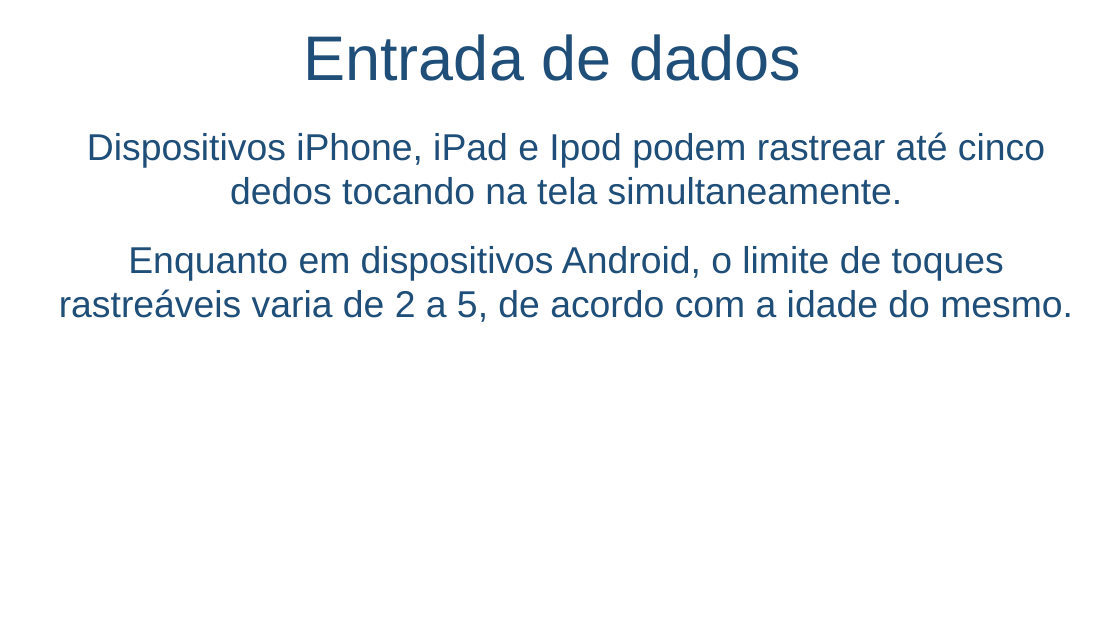
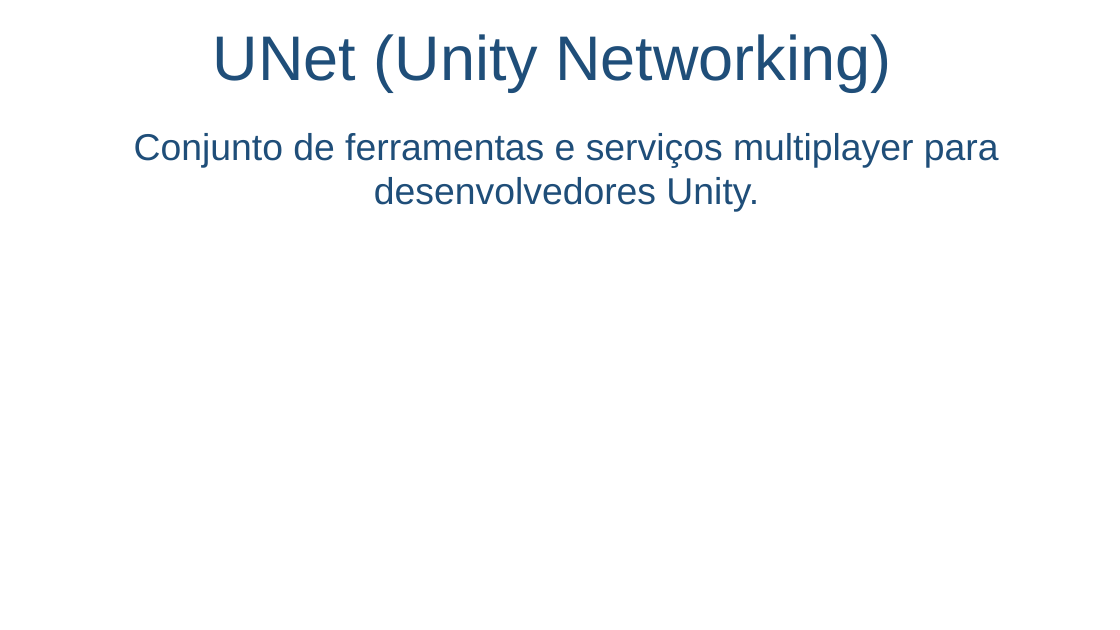
Before and after one commit to salmo-jr/public-slides, a slide deck: slide 2 of unity-multiplayer.pptx. Drawn at 1120x630 pixels with LibreOffice and Linux fonts; fonts in the diff are those of the drawing; background and template pictures are left out. Boxes give left, top, right and bottom in pixels: in the first picture for what was removed or moved away, otherwise in the second. Text is boxed around its words. In the diff, an @@ line names an element or a change of style, - is before the commit and + after.

```diff
--- a/unity-multiplayer.pptx
+++ b/unity-multiplayer.pptx
@@ title at [213, 34, 891, 91]: text changed @@
-Entrada de dados
+UNet (Unity Networking)
@@ text at [134, 133, 999, 212]: text changed @@
-Dispositivos iPhone, iPad e Ipod podem rastrear até cinco dedos tocando na tela simultaneamente.
-Enquanto em dispositivos Android, o limite de toques rastreáveis varia de 2 a 5, de acordo com a idade do mesmo.
+Conjunto de ferramentas e serviços multiplayer para desenvolvedores Unity.
```
Also in this commit, not shown: 2 other slides changed, 1 slide added, 2 slides removed.
